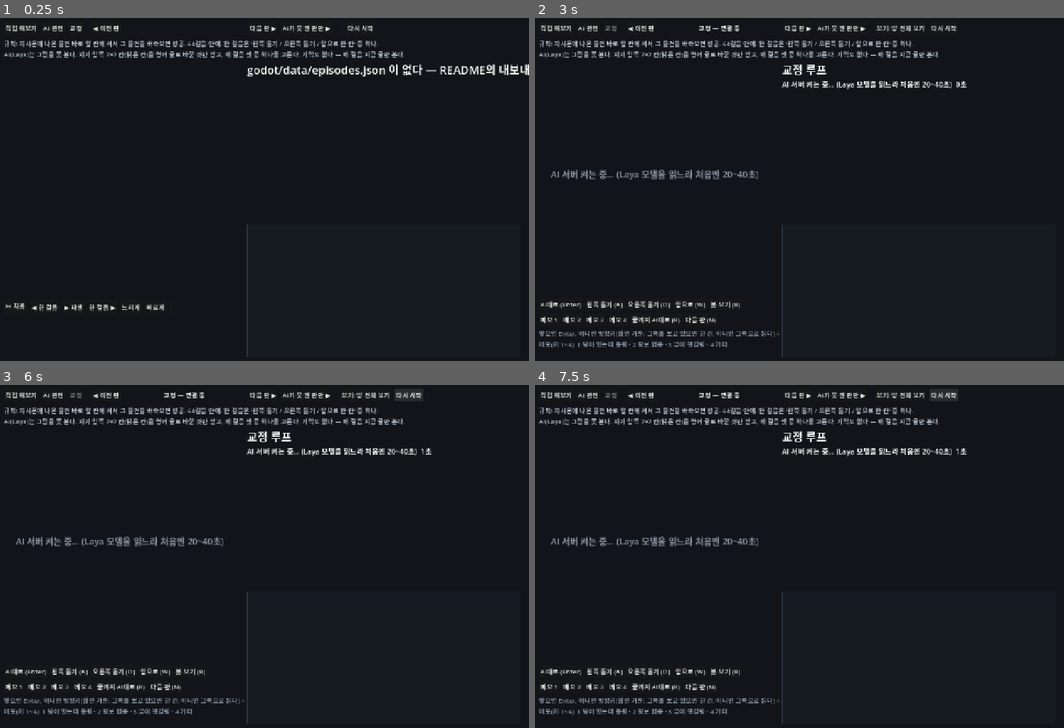
Above: before the commit, frames 1-4 (two rows, left to right).
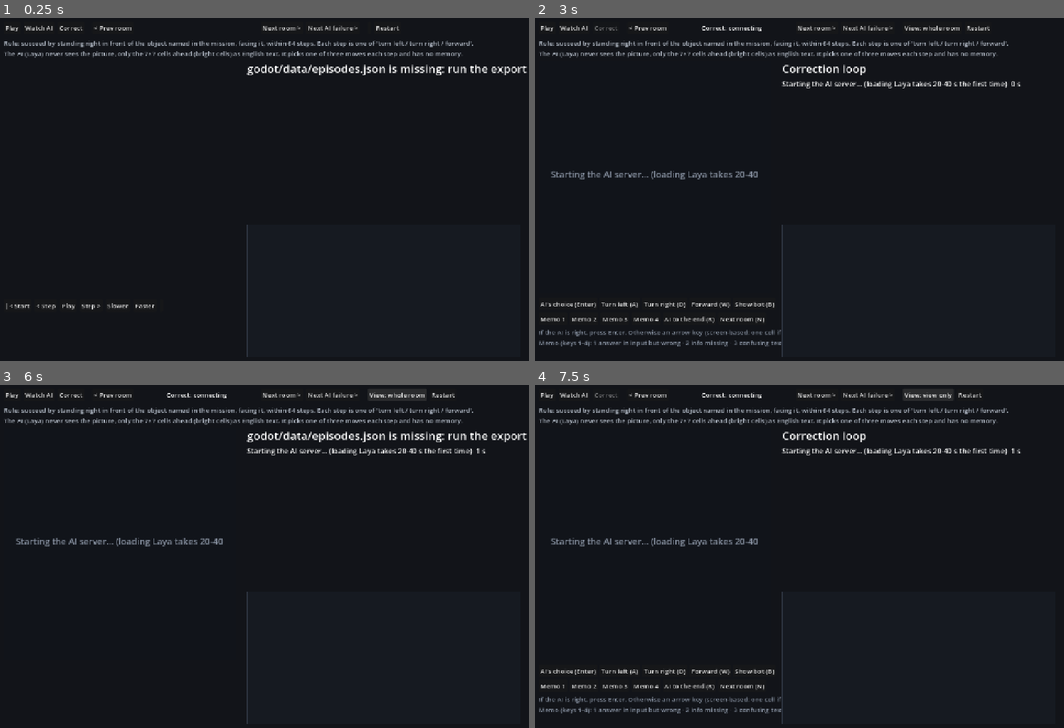
Above: after the commit, the same moments.

Repository: kakasolg/babyai-laya-probe
Game: Godot game, scene res://main.tscn
Two runs of this game, one before a commit and one after it. Both use one fixed random seed, a clock stepped at 60 frames per second and the inputs below.
Inputs (mouse positions are in pixels of both pictures, inside the frame that each line leads up to):
- Up to frame 1 (0.25 s): no input
- Up to frame 2 (3 s): click (556, 28) at 0.5 s, where only the run before the commit has a clickable "직접 해보기"; click (587, 28) at 1.25 s, where only the run before the commit has a clickable "AI 관전"; click (572, 28) at 2 s, where only the run after the commit has a clickable "Watch AI"; click (609, 28) at 2.75 s, where only the run before the commit has a clickable "교정"
- Up to frame 3 (6 s): click (444, 395) at 3.5 s, where only the run after the commit has a clickable "Restart"; click (10, 395) at 4.25 s, where only the run after the commit has a clickable "Play"; click (10, 395) at 5 s, where only the run after the commit has a clickable "Play"; click (407, 395) at 5.75 s, where only the run before the commit has a clickable "다시 시작"
- Up to frame 4 (7.5 s): click (603, 395) at 6.5 s, where only the run after the commit has a clickable "Correct"; click (942, 395) at 7.25 s, where only the run before the commit has a clickable "다시 시작"

The runs differ from the first frame. In frame 1, 3.6% of the frame differs, in the area x 0-100%, y 2-86%; in frame 2, 5.7%; in frame 3, 5.8%, in the area x 0-100%, y 2-97%; in frame 4, 5.7%.
Error in both runs: Out of bounds get index '0' (on base: 'Array') (res://main.gd:299)

Commit message:
Godot game: English UI and a single-threaded Web export preset
The browser build hides the correction mode (no inference server there);
desktop behaviour is unchanged. Selftest: 35 episodes, 944 steps, 0 mismatches.
Smoke-tested locally in a browser: play and recorded watch work.

Co-Authored-By: Claude Opus 5.5 <noreply@anthropic.com>
Host: Moka-Windows-Dev

Diff:
--- a/godot/main.gd
+++ b/godot/main.gd
@@ -1,27 +1,25 @@
 extends Control
 ## BabyAI GoToLocal viewer/game.
-## "직접 해보기": the player walks the same room with the same three moves the model has.
-## "AI 관전": replays of the fine-tuned Laya model (exported by probe/export_godot.py).
-## "교정": the stage-4 correction loop, live. The model runs in WSL (probe/correct_server.py, started
+## "Play": the player walks the same room with the same three moves the model has.
+## "Watch AI": replays of the fine-tuned Laya model (exported by probe/export_godot.py).
+## "Correct": the stage-4 correction loop, live. The model runs in WSL (probe/correct_server.py, started
 ##         by the game if needed); corrections and memos are logged there, never trained on.
 
 const CELL := 72
 const DIR_VEC := [Vector2i(1, 0), Vector2i(0, 1), Vector2i(-1, 0), Vector2i(0, -1)]
 const DIR_NAME := ["east", "south", "west", "north"]
-const DIR_KO := ["동쪽", "남쪽", "서쪽", "북쪽"]
 const ACTS := ["turn left", "turn right", "forward"]
-const ACT_KO := {"turn left": "왼쪽으로 돌기", "turn right": "오른쪽으로 돌기", "forward": "앞으로 한 칸"}
+const ACT_TXT := {"turn left": "turn left", "turn right": "turn right", "forward": "forward"}
 const COLORS := {
 	"red": Color("#e5484d"), "green": Color("#46a758"), "blue": Color("#3e7bfa"),
 	"purple": Color("#9d5bd2"), "yellow": Color("#f5c518"), "grey": Color("#9aa0a6"),
 }
-const COLOR_KO := {"red": "빨간", "green": "초록", "blue": "파란", "purple": "보라", "yellow": "노란", "grey": "회색"}
-const TYPE_KO := {"ball": "공", "key": "열쇠", "box": "상자"}
-const VIEW_KO := ["글만 보기 (AI와 같은 조건)", "시야만 보기", "방 전체 보기"]
+const VIEW_TXT := ["text only (same as the AI)", "view only", "whole room"]
 
 var episodes: Array = []
 var ep_idx := 0
 var mode := "play"
+var web := OS.has_feature("web")
 var view_mode := 1   # 0 text only, 1 view only, 2 whole room
 
 # play state
@@ -55,7 +53,7 @@
 var key_help: Label
 # fix (correction loop) state
 const SERVER := "http://127.0.0.1:18799"
-const MEMO_KO := {"1": "입력에 답이 있는데 모델이 틀림", "2": "입력에 정보가 없음", "3": "글이 헷갈리게 적힘", "4": "기타"}
+const MEMO_TXT := {"1": "the answer is in the input but the model got it wrong", "2": "the input lacks the information", "3": "the text is confusing", "4": "other"}
 var http: HTTPRequest
 var fix_seeds: Array = []
 var fix_idx := 0
@@ -177,27 +175,28 @@
 	top.position = Vector2(16, 10)
 	top.add_theme_constant_override("separation", 8)
 	add_child(top)
-	btn_play = _btn(top, "직접 해보기", func(): _set_mode("play"))
-	btn_watch = _btn(top, "AI 관전", func(): _set_mode("watch"))
-	btn_fix = _btn(top, "교정", func(): _set_mode("fix"))
+	btn_play = _btn(top, "Play", func(): _set_mode("play"))
+	btn_watch = _btn(top, "Watch AI", func(): _set_mode("watch"))
+	btn_fix = _btn(top, "Correct", func(): _set_mode("fix"))
+	btn_fix.visible = not web
 	top.add_child(VSeparator.new())
-	_btn(top, "◀ 이전 판", func(): _change_ep(-1))
+	_btn(top, "< Prev room", func(): _change_ep(-1))
 	seed_label = Label.new()
 	seed_label.custom_minimum_size = Vector2(300, 0)
 	seed_label.horizontal_alignment = HORIZONTAL_ALIGNMENT_CENTER
 	top.add_child(seed_label)
-	_btn(top, "다음 판 ▶", func(): _change_ep(1))
-	_btn(top, "AI가 못 깬 판만 ▶", func(): _next_hard())
+	_btn(top, "Next room >", func(): _change_ep(1))
+	_btn(top, "Next AI failure >", func(): _next_hard())
 	top.add_child(VSeparator.new())
 	btn_view = _btn(top, "", func(): _cycle_view())
-	_btn(top, "다시 시작", func(): _restart())
+	_btn(top, "Restart", func(): _restart())
 
 	var help := Label.new()
 	help.position = Vector2(16, 52)
 	help.size = Vector2(1290, 50)
 	help.add_theme_color_override("font_color", Color("#b8c0cc"))
-	help.text = ("규칙: 지시문에 나온 물건 바로 앞 칸에 서서 그 물건을 바라보면 성공. 64걸음 안에. 한 걸음은 '왼쪽 돌기 / 오른쪽 돌기 / 앞으로 한 칸' 중 하나.\n"
-		+ "AI(Laya)는 그림을 못 본다. 자기 앞쪽 7×7 칸(밝은 칸)을 영어 글로 바꾼 것만 받고, 매 걸음 셋 중 하나를 고른다. 기억도 없다 — 매 걸음 지금 글만 본다.")
+	help.text = ("Rule: succeed by standing right in front of the object named in the mission, facing it, within 64 steps. Each step is one of 'turn left / turn right / forward'.\n"
+		+ "The AI (Laya) never sees the picture, only the 7×7 cells ahead (bright cells) as English text. It picks one of three moves each step and has no memory.")
 	add_child(help)
 
 	board = Control.new()
@@ -209,6 +208,7 @@
 	key_help = Label.new()
 	key_help.position = Vector2(16, 700)
 	key_help.size = Vector2(580, 150)
+	key_help.autowrap_mode = TextServer.AUTOWRAP_WORD_SMART
 	key_help.add_theme_color_override("font_color", Color("#8b95a5"))
 	add_child(key_help)
 
@@ -216,12 +216,12 @@
 	watch_bar.position = Vector2(16, 700)
 	watch_bar.add_theme_constant_override("separation", 8)
 	add_child(watch_bar)
-	_btn(watch_bar, "⏮ 처음", func(): _watch_seek(0))
-	_btn(watch_bar, "◀ 한 걸음", func(): _watch_seek(w_i - 1))
-	btn_run = _btn(watch_bar, "▶ 재생", func(): _toggle_run())
-	_btn(watch_bar, "한 걸음 ▶", func(): _watch_seek(w_i + 1))
-	_btn(watch_bar, "느리게", func(): w_delay = minf(w_delay * 1.5, 3.0); _refresh())
-	_btn(watch_bar, "빠르게", func(): w_delay = maxf(w_delay / 1.5, 0.08); _refresh())
+	_btn(watch_bar, "|< Start", func(): _watch_seek(0))
+	_btn(watch_bar, "< Step", func(): _watch_seek(w_i - 1))
+	btn_run = _btn(watch_bar, "Play", func(): _toggle_run())
+	_btn(watch_bar, "Step >", func(): _watch_seek(w_i + 1))
+	_btn(watch_bar, "Slower", func(): w_delay = minf(w_delay * 1.5, 3.0); _refresh())
+	_btn(watch_bar, "Faster", func(): w_delay = maxf(w_delay / 1.5, 0.08); _refresh())
 	btn_demo = _btn(watch_bar, "", func(): _set_demo(not demo))
 
 	fix_bar = VBoxContainer.new()
@@ -231,22 +231,22 @@
 	var r1 := HBoxContainer.new()
 	r1.add_theme_constant_override("separation", 6)
 	fix_bar.add_child(r1)
-	_btn(r1, "AI대로 (Enter)", func(): _fix_step(""))
-	_btn(r1, "왼쪽 돌기 (A)", func(): _fix_step("turn left"))
-	_btn(r1, "오른쪽 돌기 (D)", func(): _fix_step("turn right"))
-	_btn(r1, "앞으로 (W)", func(): _fix_step("forward"))
-	_btn(r1, "봇 보기 (B)", func(): fix_bot_shown = not fix_bot_shown; _refresh())
+	_btn(r1, "AI's choice (Enter)", func(): _fix_step(""))
+	_btn(r1, "Turn left (A)", func(): _fix_step("turn left"))
+	_btn(r1, "Turn right (D)", func(): _fix_step("turn right"))
+	_btn(r1, "Forward (W)", func(): _fix_step("forward"))
+	_btn(r1, "Show bot (B)", func(): fix_bot_shown = not fix_bot_shown; _refresh())
 	var r2 := HBoxContainer.new()
 	r2.add_theme_constant_override("separation", 6)
 	fix_bar.add_child(r2)
 	for code in ["1", "2", "3", "4"]:
-		_btn(r2, "메모 %s" % code, func(): _fix_set_memo(code))
-	_btn(r2, "끝까지 AI대로 (R)", func(): _fix_set_auto(true))
-	_btn(r2, "다음 판 (N)", func(): _change_ep(1))
+		_btn(r2, "Memo %s" % code, func(): _fix_set_memo(code))
+	_btn(r2, "AI to the end (R)", func(): _fix_set_auto(true))
+	_btn(r2, "Next room (N)", func(): _change_ep(1))
 	var r3 := Label.new()
 	r3.add_theme_color_override("font_color", Color("#8b95a5"))
-	r3.text = ("맞으면 Enter. 아니면 방향키(화면 기준: 그쪽을 보고 있으면 한 칸, 아니면 그쪽으로 돈다) = 교정\n"
-		+ "메모(키 1~4): 1 답이 있는데 틀림 · 2 정보 없음 · 3 글이 헷갈림 · 4 기타")
+	r3.text = ("If the AI is right, press Enter. Otherwise an arrow key (screen-based: one cell if already facing that way, else turn toward it) = correction\n"
+		+ "Memo (keys 1-4): 1 answer in input but wrong · 2 info missing · 3 confusing text · 4 other")
 	fix_bar.add_child(r3)
 
 	var rx := 620.0
@@ -300,6 +300,8 @@
 
 
 func _set_mode(m: String) -> void:
+	if m == "fix" and web:
+		return   # the browser build has no inference server (no WSL / Python / localhost)
 	if m != "watch":
 		demo = false
 	mode = m
@@ -354,7 +356,7 @@
 
 func _cycle_view() -> void:
 	if mode == "play":
-		view_mode = (view_mode + 2) % 3   # 시야만 -> 글만 -> 방 전체 -> 시야만
+		view_mode = (view_mode + 2) % 3   # view only -> text only -> whole room -> view only
 	else:
 		view_mode = 1 if view_mode == 2 else 2
 	_refresh()
@@ -482,11 +484,6 @@
 	return "\n".join(lines)
 
 
-func _mission_ko() -> String:
-	var t: Dictionary = _ep()["target"]
-	return "%s %s 앞으로 가기" % [COLOR_KO.get(t["color"], t["color"]) + ("색" if t["color"] in ["purple"] else ""), TYPE_KO.get(t["type"], t["type"])]
-
-
 # ---------------------------------------------------------------- input / loop
 
 func _input(event: InputEvent) -> void:
@@ -497,7 +494,7 @@
 		get_viewport().set_input_as_handled()
 		return
 	if k == KEY_TAB:
-		_set_mode({"play": "watch", "watch": "fix", "fix": "play"}[mode])
+		_set_mode({"play": "watch", "watch": "play" if web else "fix", "fix": "play"}[mode])
 	elif k == KEY_PAGEUP or k == KEY_BRACKETLEFT:
 		_change_ep(-1)
 	elif k == KEY_PAGEDOWN or k == KEY_BRACKETRIGHT:
@@ -570,59 +567,59 @@
 		_refresh_fix()
 		return
 	if episodes.is_empty():
-		mission_label.text = "godot/data/episodes.json 이 없다 — README의 내보내기 명령을 먼저 실행"
+		mission_label.text = "godot/data/episodes.json is missing: run the export command from the README first"
 		return
 	var e := _ep()
 	btn_play.disabled = mode == "play"
-	btn_view.text = "보기: " + VIEW_KO[view_mode]
+	btn_view.text = "View: " + VIEW_TXT[view_mode]
 	btn_watch.disabled = mode == "watch"
-	btn_view.text = "보기: " + VIEW_KO[view_mode]
-	seed_label.text = "판 %d / %d · seed %d%s" % [ep_idx + 1, episodes.size(), int(e["seed"]),
-		"  ★세 AI 모두 실패한 판" if e["all_models_failed"] else ""]
-	mission_label.text = "지시문: %s   (%s)" % [_mission_ko(), e["mission"]]
+	btn_view.text = "View: " + VIEW_TXT[view_mode]
+	seed_label.text = "Room %d / %d · seed %d%s" % [ep_idx + 1, episodes.size(), int(e["seed"]),
+		"  * all three AIs failed this room" if e["all_models_failed"] else ""]
+	mission_label.text = "Mission: %s" % e["mission"]
 	var ag := _agent()
-	var bot_txt: String = ("%d걸음" % int(e["bot_steps"])) if e["bot_steps"] != null else "못 깸"
-	var ai_txt: String = ("[color=#46a758]성공, %d걸음[/color]" % e["steps"].size()) if e["result"] == "success" \
-		else "[color=#e5484d]실패 — 64걸음을 다 쓰고 못 감[/color]"
+	var bot_txt: String = ("%d steps" % int(e["bot_steps"])) if e["bot_steps"] != null else "failed"
+	var ai_txt: String = ("[color=#46a758]success, %d steps[/color]" % e["steps"].size()) if e["result"] == "success" \
+		else "[color=#e5484d]failed: used all 64 steps[/color]"
 	key_help.visible = mode == "play"
 	watch_bar.visible = mode == "watch"
-	btn_run.text = "⏸ 멈춤" if w_playing else "▶ 재생"
-	btn_demo.text = "연속 관전 끄기" if demo else "연속 관전 (판 자동 넘김)"
+	btn_run.text = "Pause" if w_playing else "Play"
+	btn_demo.text = "Stop auto-watch" if demo else "Auto-watch rooms"
 
 	if mode == "play":
-		var s := "[b]걸음 %d / %d[/b]   바라보는 쪽: %s\n" % [p_steps, int(e["max_steps"]), DIR_KO[ag[1]]]
+		var s := "[b]Step %d / %d[/b]   facing: %s\n" % [p_steps, int(e["max_steps"]), DIR_NAME[ag[1]]]
 		if p_result == "success":
-			s += "[color=#46a758][b]성공![/b][/color] 당신 %d걸음 · AI %s · 봇(정답 교사) %s\n" % [p_steps, ai_txt, bot_txt]
-			s += "Enter를 누르면 같은 판에서 AI가 어떻게 걸었는지 본다."
+			s += "[color=#46a758][b]Success![/b][/color] you %d steps · AI %s · bot (the teacher) %s\n" % [p_steps, ai_txt, bot_txt]
+			s += "Press Enter to see how the AI walked this room."
 		elif p_result == "timeout":
-			s += "[color=#e5484d][b]실패 — 64걸음을 다 썼다.[/b][/color] AI %s · 봇 %s\nEnter: AI는 어땠는지 보기" % [ai_txt, bot_txt]
+			s += "[color=#e5484d][b]Failed: all 64 steps used.[/b][/color] AI %s · bot %s\nEnter: see how the AI did" % [ai_txt, bot_txt]
 		else:
-			s += "보기 방식: [b]%s[/b]  (V 키로 바꿈)\n" % VIEW_KO[view_mode]
+			s += "View: [b]%s[/b]  (V to change)\n" % VIEW_TXT[view_mode]
 			if view_mode == 0:
-				s += "방 그림이 없다. 오른쪽 아래 글만 보고 움직여 본다 — AI가 매 걸음 받는 것이 이것뿐이다."
+				s += "No picture. Move using only the text at the bottom right: it is all the AI gets each step."
 			elif view_mode == 1:
-				s += "어두운 칸은 AI도 못 보는 칸. 하지만 당신은 지나온 길을 기억하고, AI는 기억하지 못한다."
+				s += "Dark cells are outside the AI's view too. But you remember the path you took; the AI does not."
 		info.text = s
-		key_help.text = ("방향키 = 화면 기준: 그쪽을 보고 있으면 한 칸 가고, 아니면 그쪽으로 돈다 (한 번 = 한 걸음)\n"
-			+ "A 왼쪽 돌기 · D 오른쪽 돌기 · W 앞으로 (삼각형 기준)\n"
-			+ "R 다시 시작 · V 보기 방식 바꾸기 · [ ] 판 바꾸기 · Tab AI 관전으로")
-		text_title.text = "AI라면 지금 이 글을 받는다 (지시문 + 앞쪽 7×7을 글로 바꾼 것):"
+		key_help.text = ("Arrow keys are screen-based: one cell if already facing that way, else turn toward it (one press = one step)\n"
+			+ "A turn left · D turn right · W forward (relative to the triangle)\n"
+			+ "R restart · V change view · [ ] change room · Tab watch AI")
+		text_title.text = "What the AI would get now (mission + the 7×7 view as text):"
 		text_box.text = "mission: %s\n%s" % [e["mission"], _obs_text(ag[0], ag[1])]
 	else:
 		var steps: Array = e["steps"]
-		var s2 := "[b]걸음 %d / %d[/b]   이 판 AI 결과: %s · 봇 %s\n" % [w_i, steps.size(), ai_txt, bot_txt]
+		var s2 := "[b]Step %d / %d[/b]   AI result in this room: %s · bot %s\n" % [w_i, steps.size(), ai_txt, bot_txt]
 		if w_i < steps.size():
 			var st: Dictionary = steps[w_i]
 			var same: bool = st["bot"] == st["choice"]
-			s2 += "AI 선택: [b]%s[/b] (%d%%)\n" % [ACT_KO.get(st["choice"], st["choice"]), roundi(float(st["probs"][st["choice"]]) * 100)]
-			s2 += ("봇도 같은 선택: [color=#46a758]%s[/color]" if same else "[color=#f5a524]봇이라면 다르게: %s[/color] ← 여기서 갈린다") % ACT_KO.get(st["bot"], st["bot"])
+			s2 += "AI choice: [b]%s[/b] (%d%%)\n" % [ACT_TXT.get(st["choice"], st["choice"]), roundi(float(st["probs"][st["choice"]]) * 100)]
+			s2 += ("Bot agrees: [color=#46a758]%s[/color]" if same else "[color=#f5a524]The bot would: %s[/color]  <- they split here") % ACT_TXT.get(st["bot"], st["bot"])
 			text_box.text = st["input"]
 		else:
-			s2 += "[b]끝.[/b] " + ("대상 앞에 도착." if e["result"] == "success" else "64걸음 안에 못 갔다. 노란 숫자는 같은 칸을 몇 번 밟았는지 — 같은 자리를 맴돈 흔적.")
+			s2 += "[b]End.[/b] " + ("Reached the target." if e["result"] == "success" else "Did not get there in 64 steps. Yellow numbers count visits to the same cell: signs of going in circles.")
 			text_box.text = ""
-		s2 += "\n속도 %.1f초/걸음 · Space 재생/멈춤 · ←/→ 한 걸음 · V 보기 · Tab 직접 해보기" % w_delay
+		s2 += "\nSpeed %.1f s/step · Space play/pause · Left/Right step · V view · Tab play yourself" % w_delay
 		info.text = s2
-		text_title.text = "AI가 이 걸음에서 받은 글 (이것만 보고 골랐다):"
+		text_title.text = "Text the AI got at this step (it chose from this alone):"
 	board.queue_redraw()
 	bars.queue_redraw()
 
@@ -646,12 +643,12 @@
 
 	if mode == "play" and view_mode == 0:
 		board.draw_rect(Rect2(0, 0, w * CELL, h * CELL), Color("#11141a"))
-		board.draw_string(font, Vector2(40, h * CELL / 2.0 - 10), "그림 없음 — 오른쪽 글만 보고 움직이기",
+		board.draw_string(font, Vector2(40, h * CELL / 2.0 - 10), "No picture: move using only the text on the right",
 			HORIZONTAL_ALIGNMENT_LEFT, -1, 24, Color("#8b95a5"))
-		board.draw_string(font, Vector2(40, h * CELL / 2.0 + 26), "(AI와 같은 조건. 걸음 %d)" % p_steps,
+		board.draw_string(font, Vector2(40, h * CELL / 2.0 + 26), "(same as the AI. step %d)" % p_steps,
 			HORIZONTAL_ALIGNMENT_LEFT, -1, 20, Color("#5d6675"))
 		if p_result != "":
-			board.draw_string(font, Vector2(40, h * CELL / 2.0 + 70), "성공!" if p_result == "success" else "실패",
+			board.draw_string(font, Vector2(40, h * CELL / 2.0 + 70), "Success!" if p_result == "success" else "Failed",
 				HORIZONTAL_ALIGNMENT_LEFT, -1, 36, Color("#46a758") if p_result == "success" else Color("#e5484d"))
 		return
 
@@ -768,19 +765,19 @@
 			return
 		st = steps[w_i]
 	var font := bars.get_theme_default_font()
-	bars.draw_string(font, Vector2(0, 18), "AI의 세 선택지 점수 (막대가 길수록 그쪽을 믿음)", HORIZONTAL_ALIGNMENT_LEFT, -1, 17, Color("#b8c0cc"))
+	bars.draw_string(font, Vector2(0, 18), "AI scores for the three choices (longer bar = more confident)", HORIZONTAL_ALIGNMENT_LEFT, -1, 17, Color("#b8c0cc"))
 	for i in ACTS.size():
 		var a: String = ACTS[i]
 		var pr: float = float(st["probs"].get(a, 0.0))
 		var y := 34 + i * 44
 		var chosen: bool = a == st["choice"]
-		bars.draw_string(font, Vector2(0, y + 26), ACT_KO[a], HORIZONTAL_ALIGNMENT_LEFT, -1, 19,
+		bars.draw_string(font, Vector2(0, y + 26), ACT_TXT[a], HORIZONTAL_ALIGNMENT_LEFT, -1, 19,
 			Color.WHITE if chosen else Color("#8b95a5"))
 		bars.draw_rect(Rect2(170, y + 6, 380, 28), Color("#1b1f26"))
 		bars.draw_rect(Rect2(170, y + 6, 380 * pr, 28), Color("#ff7a45") if chosen else Color("#4a5260"))
 		bars.draw_string(font, Vector2(560, y + 28), "%d%%" % roundi(pr * 100), HORIZONTAL_ALIGNMENT_LEFT, -1, 19, Color.WHITE)
 		if a == st["bot"] and (mode == "watch" or fix_bot_shown):
-			bars.draw_string(font, Vector2(615, y + 28), "← 봇", HORIZONTAL_ALIGNMENT_LEFT, -1, 17, Color("#46a758"))
+			bars.draw_string(font, Vector2(615, y + 28), "<- bot", HORIZONTAL_ALIGNMENT_LEFT, -1, 17, Color("#46a758"))
 
 
 # ---------------------------------------------------------------- fix (correction loop)
@@ -807,7 +804,7 @@
 		fix_cb.call(null)
 		return
 	if not data.get("ok", false):
-		fix_status = "서버 오류: %s" % data.get("error", "?")
+		fix_status = "Server error: %s" % data.get("error", "?")
 		fix_auto = false
 		_refresh()
 		return
@@ -821,7 +818,7 @@
 			if server_pid == 0:
 				_start_server()
 			fix_retry = 1.0
-			fix_status = "AI 서버 켜는 중… (Laya 모델을 읽느라 처음엔 20~40초)  %d초" % int(fix_wait)
+			fix_status = "Starting the AI server… (loading Laya takes 20-40 s the first time)  %d s" % int(fix_wait)
 			_refresh()
 			return
 		fix_seeds = d["seeds"]
@@ -844,7 +841,7 @@
 	fix_auto = false
 	_fix_get("/reset?seed=%d" % int(fix_seeds[fix_idx]["seed"]), func(d):
 		if d == null:
-			fix_status = "AI 서버와 연결이 끊김"
+			fix_status = "Lost connection to the AI server"
 			_refresh()
 			return
 		fix_room = d["room"]
@@ -866,7 +863,7 @@
 		q += "&memo=" + fix_memo
 	_fix_get(q, func(d):
 		if d == null:
-			fix_status = "AI 서버와 연결이 끊김"
+			fix_status = "Lost connection to the AI server"
 			fix_auto = false
 			_refresh()
 			return
@@ -897,7 +894,7 @@
 		fix_wait += delta
 		if fix_retry < 0.0:
 			if fix_wait > 180.0:
-				fix_status = "AI 서버가 안 켜진다. WSL 터미널에서 직접 실행: python -m probe.correct_server"
+				fix_status = "The AI server did not start. Run it in a WSL terminal: python -m probe.correct_server"
 				_refresh()
 			else:
 				_fix_connect()
@@ -937,46 +934,46 @@
 func _refresh_fix() -> void:
 	btn_play.disabled = false
 	btn_watch.disabled = false
-	btn_view.text = "보기: " + VIEW_KO[view_mode]
+	btn_view.text = "View: " + VIEW_TXT[view_mode]
 	key_help.visible = false
 	watch_bar.visible = false
 	board.queue_redraw()
 	bars.queue_redraw()
 	if fix_room.is_empty():
-		seed_label.text = "교정 — 연결 중"
-		mission_label.text = "교정 루프"
+		seed_label.text = "Correct: connecting"
+		mission_label.text = "Correction loop"
 		info.text = fix_status
 		text_box.text = ""
 		text_title.text = ""
 		return
 	var st := fix_state
-	seed_label.text = "교정 판 %d / %d · seed %d" % [fix_idx + 1, fix_seeds.size(), int(fix_room["seed"])]
-	mission_label.text = "지시문: %s   (%s)" % [_mission_ko(), fix_room["mission"]]
-	var s := "[b]걸음 %d / %d[/b] · 교정 %d · 메모 %d\n[color=#8b95a5]%s[/color]\n" % [int(st["step"]),
+	seed_label.text = "Correct room %d / %d · seed %d" % [fix_idx + 1, fix_seeds.size(), int(fix_room["seed"])]
+	mission_label.text = "Mission: %s" % fix_room["mission"]
+	var s := "[b]Step %d / %d[/b] · corrections %d · memos %d\n[color=#8b95a5]%s[/color]\n" % [int(st["step"]),
 		int(fix_room["max_steps"]), int(st["corrections"]), int(st["memos"]), fix_room["note"]]
 	if st.get("result") != null:
 		var res: String = st["result"]
-		s += ("[color=#46a758][b]성공![/b][/color]" if res == "success" else "[color=#e5484d][b]실패 — 64걸음을 다 썼다.[/b][/color]")
-		s += "  기록 저장됨 (data/correct_log.jsonl)\n"
+		s += ("[color=#46a758][b]Success![/b][/color]" if res == "success" else "[color=#e5484d][b]Failed: all 64 steps used.[/b][/color]")
+		s += "  log saved (data/correct_log.jsonl)\n"
 		if fix_idx == fix_seeds.size() - 1:
-			s += "[color=#f5c518][b]%d판 모두 끝.[/b][/color] 창을 닫으면 된다 (Enter/N은 처음 판부터 다시)" % fix_seeds.size()
+			s += "[color=#f5c518][b]All %d rooms done.[/b][/color] You can close the window (Enter/N starts over)" % fix_seeds.size()
 		else:
-			s += "Enter 또는 N: 다음 판"
+			s += "Enter or N: next room"
 		text_box.text = ""
 	else:
-		s += "AI가 고른 것: [b]%s[/b] (%d%%)" % [ACT_KO[st["choice"]], roundi(float(st["probs"][st["choice"]]) * 100)]
+		s += "AI chose: [b]%s[/b] (%d%%)" % [ACT_TXT[st["choice"]], roundi(float(st["probs"][st["choice"]]) * 100)]
 		if fix_bot_shown:
 			var same: bool = st["bot"] == st["choice"]
-			s += ("   봇도 같음: [color=#46a758]%s[/color]" if same else "   [color=#f5a524]봇이라면: %s[/color]") % ACT_KO.get(st["bot"], st["bot"])
+			s += ("   bot agrees: [color=#46a758]%s[/color]" if same else "   [color=#f5a524]the bot would: %s[/color]") % ACT_TXT.get(st["bot"], st["bot"])
 		else:
-			s += "   [color=#5d6675](봇 선택은 B)[/color]"
+			s += "   [color=#5d6675](B shows the bot's choice)[/color]"
 		if fix_memo != "":
-			s += "\n이 걸음 메모: [color=#f5c518]%s. %s[/color] (다시 누르면 취소)" % [fix_memo, MEMO_KO[fix_memo]]
+			s += "\nMemo for this step: [color=#f5c518]%s. %s[/color] (press again to cancel)" % [fix_memo, MEMO_TXT[fix_memo]]
 		if fix_auto:
-			s += "\n[color=#f5c518]끝까지 AI대로 진행 중 (R 멈춤)[/color]"
+			s += "\n[color=#f5c518]Running the AI to the end (R stops)[/color]"
 		text_box.text = st["input"]
 	info.text = s
-	text_title.text = "AI가 지금 받은 글 (이것만 보고 골랐다):"
+	text_title.text = "Text the AI got now (it chose from this alone):"
 
 
 func _notification(what: int) -> void:
--- a/godot/project.godot
+++ b/godot/project.godot
@@ -3,7 +3,7 @@
 
 [application]
 
-config/name="BabyAI Laya — 방 안의 AI"
+config/name="BabyAI Laya: an AI in the room"
 run/main_scene="res://main.tscn"
 config/features=PackedStringArray("4.7")
 
Not shown, added: godot/export_presets.cfg
